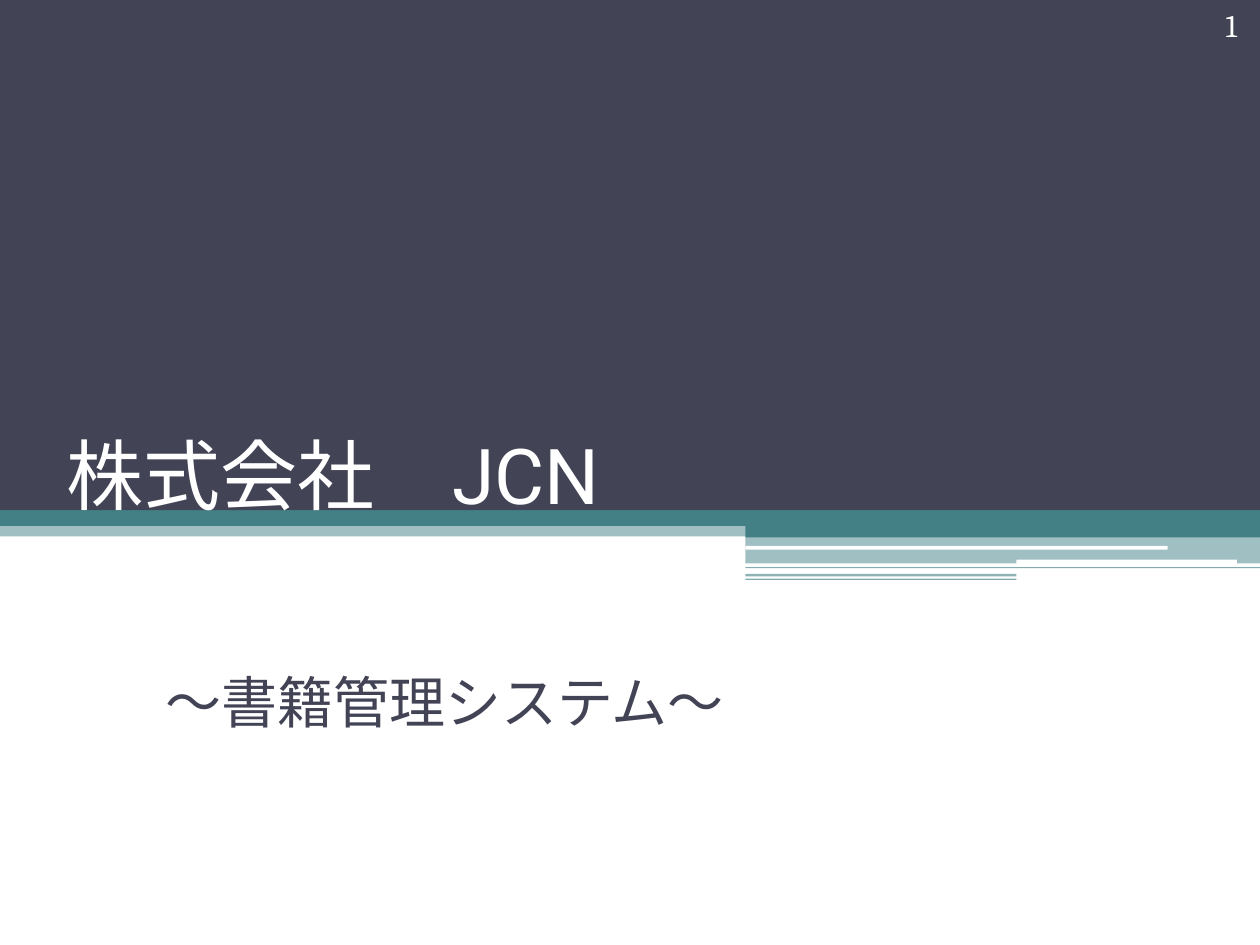
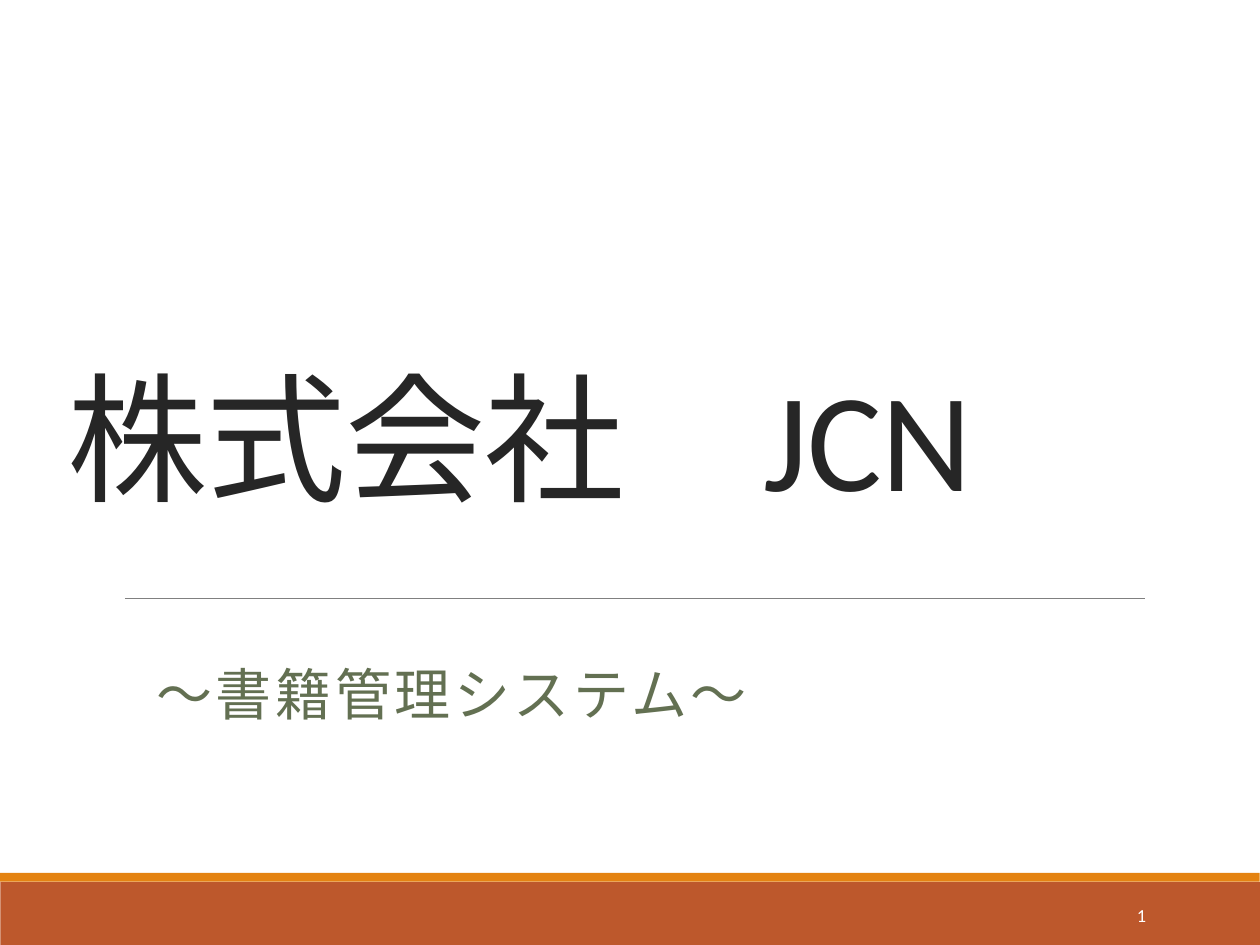
Before and after one commit to java201710/java, a slide deck: slide 1 of shimoyama/サンプル.pptx. Drawn at 1260x945 pixels with LibreOffice and Linux fonts; fonts in the diff are those of the drawing. Boxes give left, top, right and bottom in pixels: in the first picture for what was removed or moved away, otherwise in the second. Text is boxed around its words. In the diff, an @@ line names an element or a change of style, - is before the commit and + after.

```diff
--- a/shimoyama/サンプル.pptx
+++ b/shimoyama/サンプル.pptx
@@ rectangle removed at [0, 0, 1260, 510] @@
@@ title "株式会社 JCN" at [67, 373, 972, 503]: size 44 to 80 pt, font Roboto to Calibri, text colour #FFFFFF to #262626, letter spacing 0 to -0.5 pt; line spacing 1 to 0.85 @@
@@ rectangle removed at [0, 503, 1260, 537] @@
@@ rectangle removed at [0, 507, 1260, 525] @@
@@ rectangle removed at [883, 501, 1260, 536] @@
@@ rectangle removed at [746, 525, 1260, 538] @@
@@ rectangle removed at [746, 537, 1260, 563] @@
@@ rectangle removed at [746, 567, 1260, 568] @@
@@ rounded rectangle removed at [746, 546, 1168, 549] @@
@@ rounded rectangle removed at [1017, 559, 1237, 564] @@
@@ line added from (125, 598) to (1145, 598), #808080 0.5 pt @@
@@ rectangle removed at [746, 573, 1017, 576] @@
@@ rectangle removed at [746, 578, 1017, 580] @@
@@ subtitle "～書籍管理システム～" at [156, 668, 746, 720]: font Cambria to Calibri, text colour #424456 to #637052, letter spacing 0 to 2 pt; indent changed; line spacing 1 to 0.9; more space between paragraphs @@
@@ rectangle added at [0, 882, 1260, 945], fill #BD582C @@
@@ rectangle added at [0, 873, 1260, 882], fill #E48312 @@
@@ page number: place and size @@
-page number at [1226, 16, 1237, 37]
+page number at [1137, 910, 1146, 922]
@@ page number at [1137, 910, 1146, 922]: size 18 to 10.5 pt, font Cambria to Calibri; vertical alignment bottom to middle @@
```
Also in this commit, not shown: 14 other slides changed.
